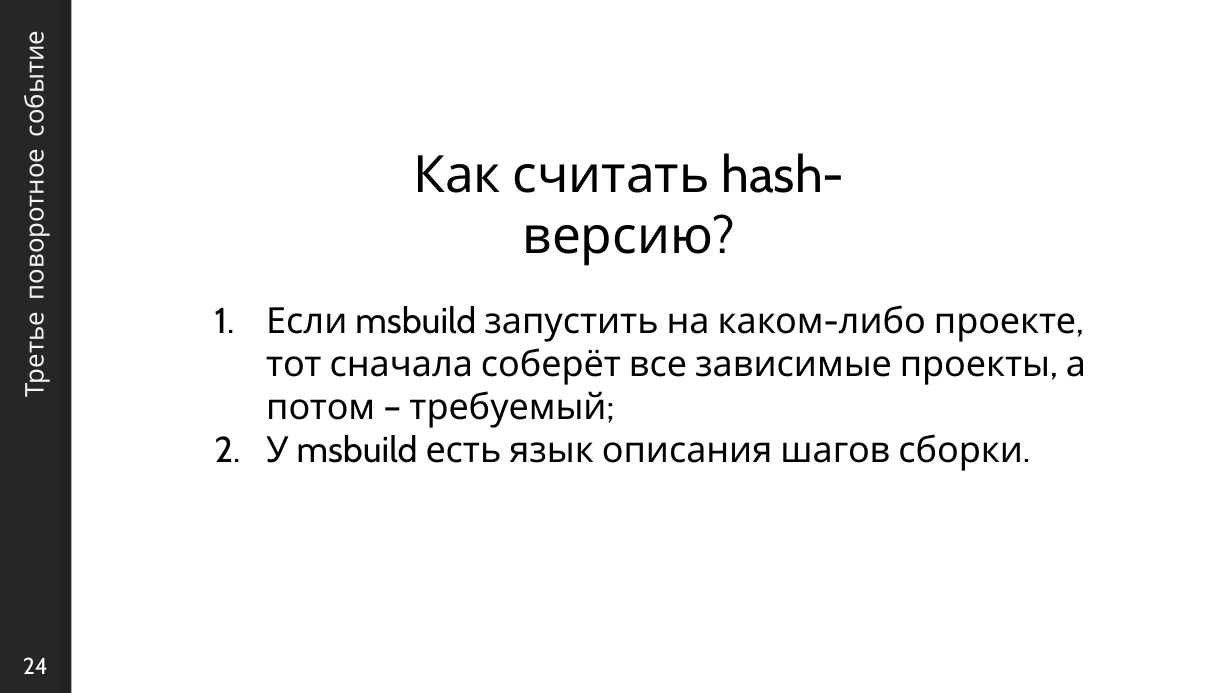
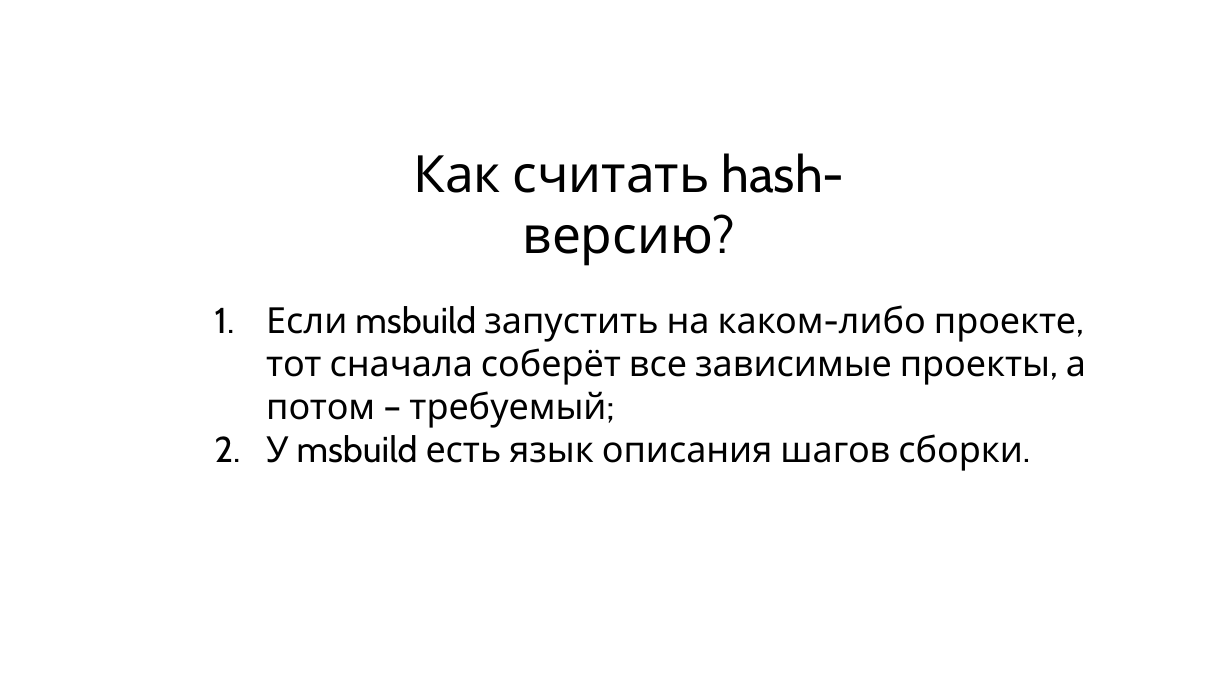
Before and after one commit to sidristij/presentations, a slide deck: slide 24 of 2023-dotnext-msk/02-dotnext-reactive-build.pptx. Drawn at 1232x693 pixels with LibreOffice and Linux fonts; fonts in the diff are those of the drawing; background and template pictures are left out. Boxes give left, top, right and bottom in pixels: in the first picture for what was removed or moved away, otherwise in the second. Text is boxed around its words. In the diff, an @@ line names an element or a change of style, - is before the commit and + after.

```diff
--- a/2023-dotnext-msk/02-dotnext-reactive-build.pptx
+++ b/2023-dotnext-msk/02-dotnext-reactive-build.pptx
@@ rectangle: place and size @@
-rectangle at [71,0,1232,693]
+rectangle at [0,0,1232,693]
@@ rectangle removed at [0,0,1232,693] @@
@@ title removed at [16,41,51,395] @@
-Третье поворотное событие
@@ page number removed at [23,657,48,674] @@
-24
```
Also in this commit, not shown: 26 other slides changed, 2 slides added, 4 slides removed.
